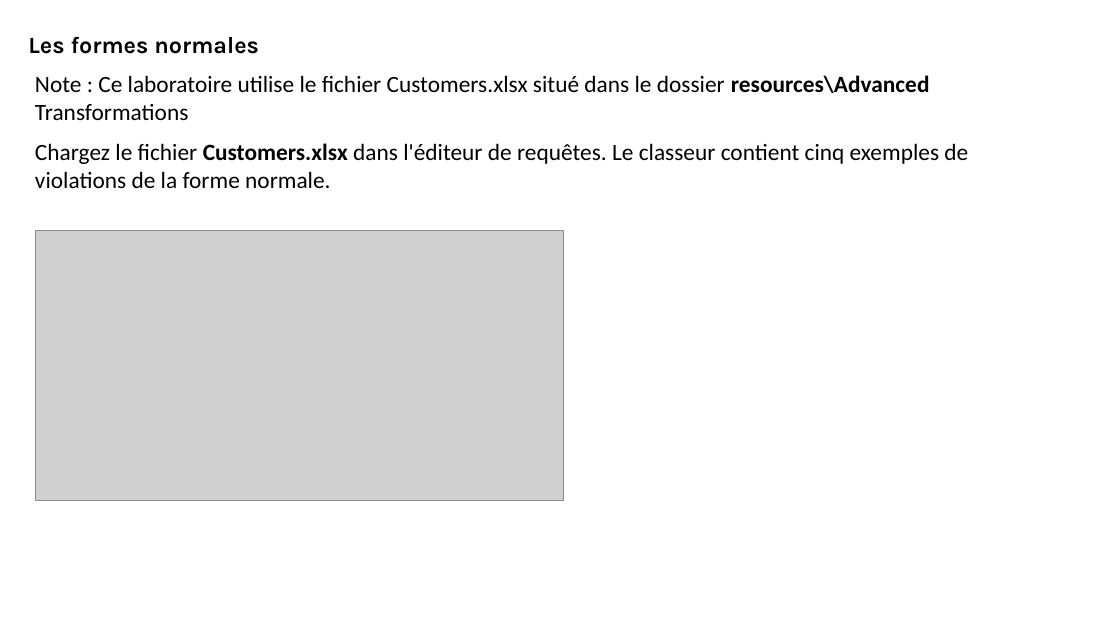
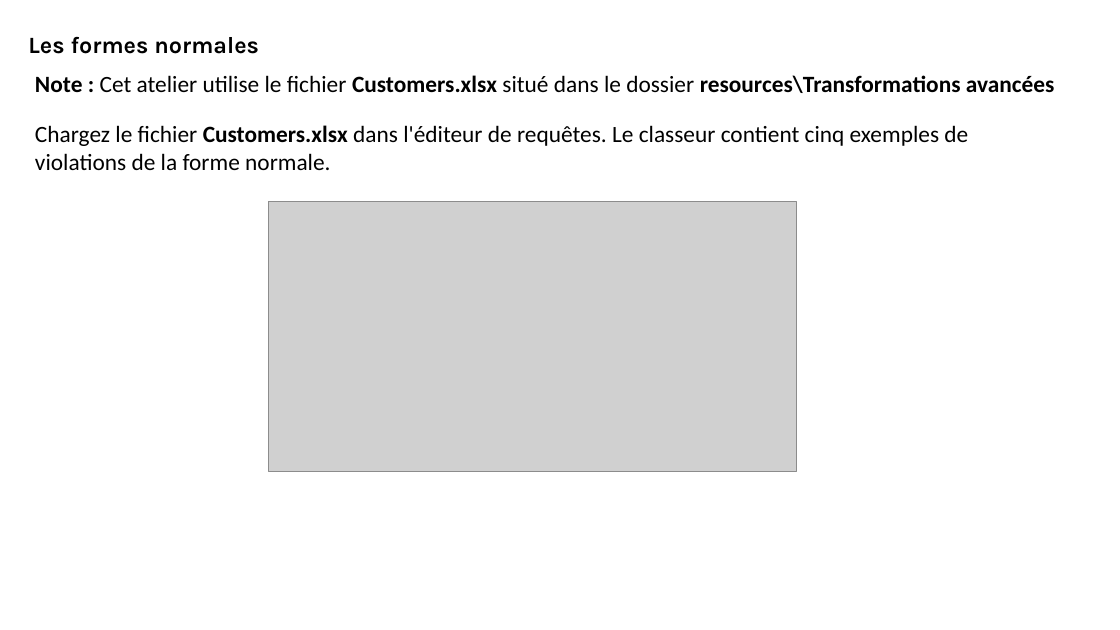
Before and after one commit to bejaouibechir/PowerBI, a slide deck: slide 2 of Français/2.Preparing data/6.Normal forms.pptx. Drawn at 1120x630 pixels with LibreOffice and Linux fonts; fonts in the diff are those of the drawing; grey boxes stand for pictures. Boxes give left, top, right and bottom in pixels: in the first picture for what was removed or moved away, otherwise in the second. Text is boxed around its words. In the diff, an @@ line names an element or a change of style, - is before the commit and + after.

```diff
--- a/Français/2.Preparing data/6.Normal forms.pptx
+++ b/Français/2.Preparing data/6.Normal forms.pptx
@@ text at (35, 75, 1055, 93): text changed; bold on @@
-Note : Ce laboratoire utilise le fichier Customers.xlsx situé dans le dossier resources\Advanced Transformations
+Note : Cet atelier utilise le fichier Customers.xlsx situé dans le dossier resources\Transformations avancées
@@ text "Chargez le fichier Customers.xlsx dans ...": place and size @@
-text "Chargez le fichier Customers.xlsx dans ..." at (35, 143, 968, 188)
+text "Chargez le fichier Customers.xlsx dans ..." at (35, 125, 968, 170)
@@ picture: place and size @@
-picture at (35, 230, 563, 500)
+picture at (269, 202, 797, 471)
```
Also in this commit, not shown: 5 other slides changed, 6 slides added, 1 slide removed, 39 other files.
